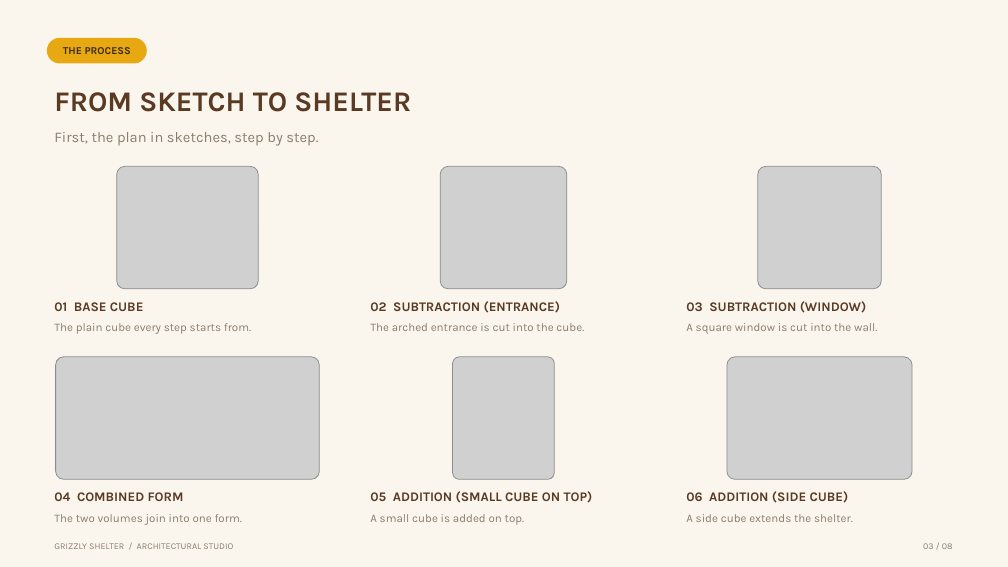
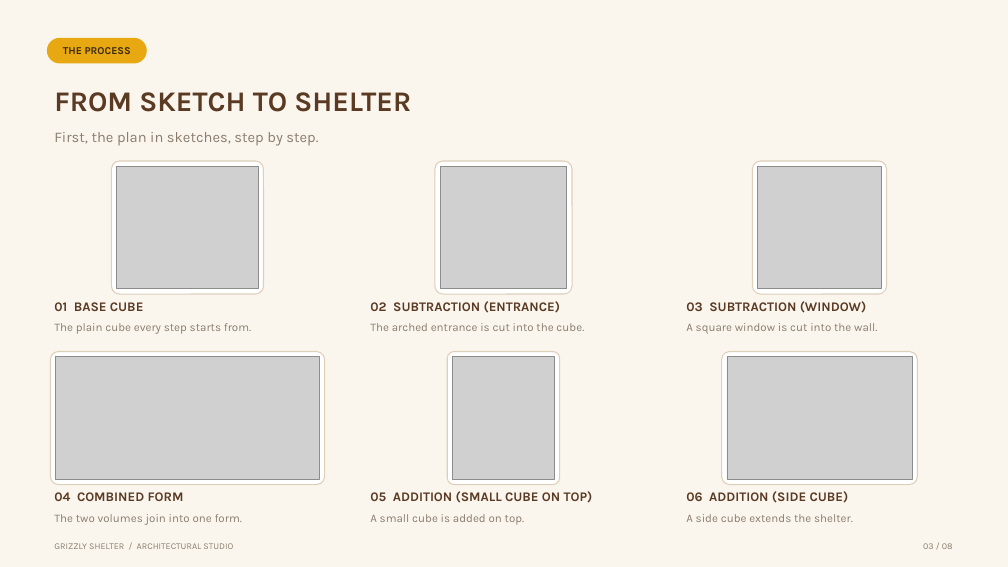
Before and after one commit to malazcl101-afk/Malazcl, a slide deck: slide 3 of Grizzly-The-Clay-House.pptx. Drawn at 1008x567 pixels with LibreOffice and Linux fonts; fonts in the diff are those of the drawing; grey boxes stand for pictures. Boxes give left, top, right and bottom in pixels: in the first picture for what was removed or moved away, otherwise in the second. Text is boxed around its words. In the diff, an @@ line names an element or a change of style, - is before the commit and + after.

```diff
--- a/Grizzly-The-Clay-House.pptx
+++ b/Grizzly-The-Clay-House.pptx
@@ rounded rectangle added at bbox=[111, 161, 263, 294], fill #FFFFFF, outline #DDCFB8 1 pt @@
@@ rounded rectangle added at bbox=[435, 161, 572, 294], fill #FFFFFF, outline #DDCFB8 1 pt @@
@@ rounded rectangle added at bbox=[752, 161, 886, 294], fill #FFFFFF, outline #DDCFB8 1 pt @@
@@ rounded rectangle added at bbox=[51, 352, 325, 485], fill #FFFFFF, outline #DDCFB8 1 pt @@
@@ rounded rectangle added at bbox=[448, 352, 560, 485], fill #FFFFFF, outline #DDCFB8 1 pt @@
@@ rounded rectangle added at bbox=[722, 352, 918, 485], fill #FFFFFF, outline #DDCFB8 1 pt @@
```
Also in this commit, not shown: 6 other slides changed, 1 other file.
